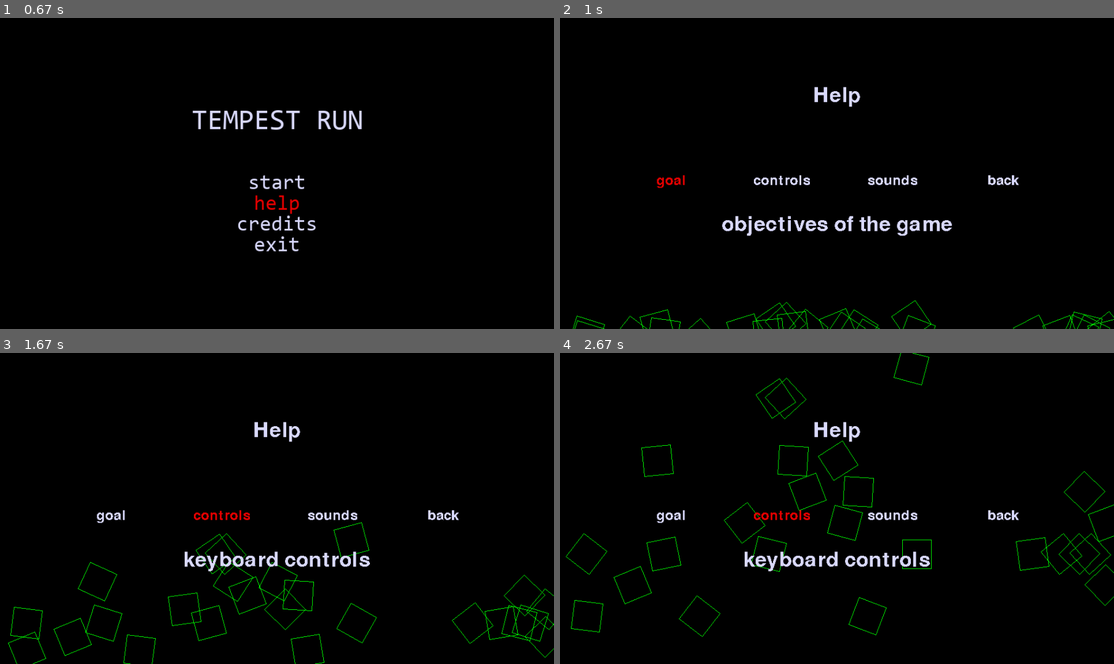
Above: before the commit, frames 1-4 (two rows, left to right).
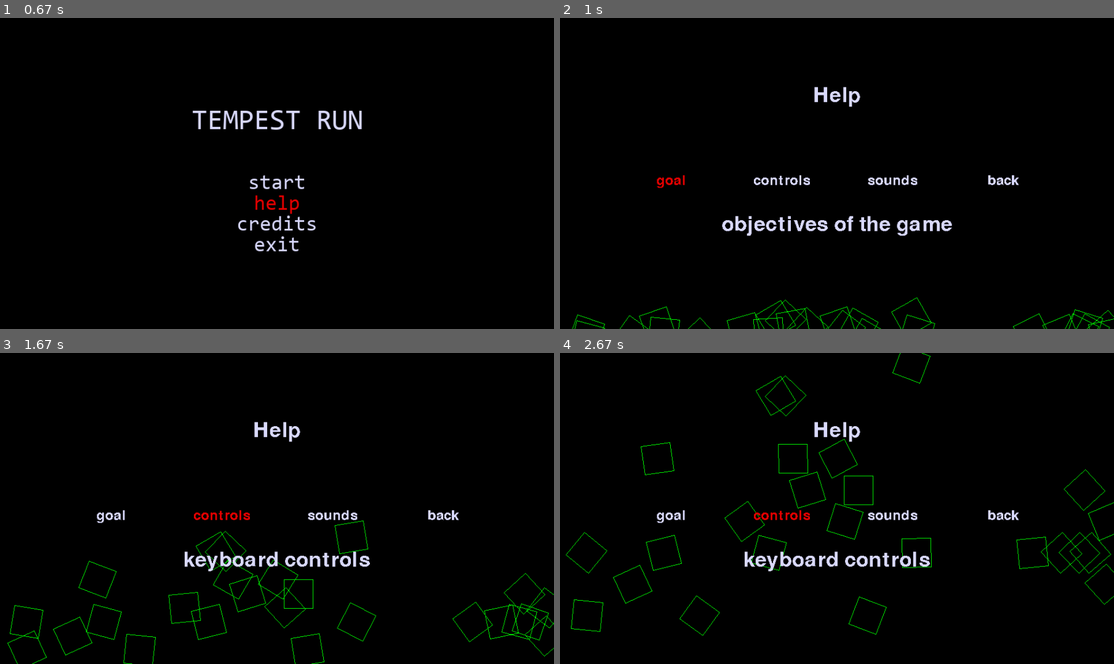
Above: after the commit, the same moments.

Repository: davidpendergast/pygame-summer-team-jam
Game: pygame game, started from main.py
Same seed, same stepped clock (60 frames per second), same inputs: the game is played once before the commit and once after it.
Inputs:
- Up to frame 1 (0.67 s): hold Down from 0.33 s (still down)
- Up to frame 2 (1 s): release Down at 0.8 s; tap Enter at 0.83 s
- Up to frame 3 (1.67 s): hold Right from 1.17 s (still down)
- Up to frame 4 (2.67 s): release Right at 1.8 s; hold Left 1.83-2.3 s; hold Right from 2.33 s (still down)

Frame 1 is identical in both runs. In frame 2, 1.2% of the frame differs, in the area x 2-100%, y 89-100%; in frame 3, 2.4%; in frame 4, 2.6%, in the area x 1-100%, y 0-92%.

Commit message:
fix some issues with game loop / mode pushing

Diff:
--- a/gameplay/gamestuff.py
+++ b/gameplay/gamestuff.py
@@ -51,7 +51,7 @@
                 if e.key in keybinds.SLIDE:
                     self.player.slide()
                 if e.key == pygame.K_ESCAPE:
-                    self.loop.set_next_mode(PauseMenu(self.loop))
+                    self.loop.push_next_mode(PauseMenu(self.loop))
             if e.type == pygame.KEYUP:
                 if e.key in keybinds.SLIDE:
                     self.player.set_mode('run')
@@ -118,7 +118,7 @@
 
     def exit_pressed(self):
         import main
-        self.loop.set_next_mode(main.MainMenuMode(self.loop))
+        self.loop.set_mode_and_clear_stack(main.MainMenuMode(self.loop))
 
     def draw_to_screen(self, screen):
         # make the level underneath fade darker slightly after you've paused
--- a/main.py
+++ b/main.py
@@ -19,14 +19,17 @@
         self.screen = pygame.display.get_surface()
         self.modes = [MainMenuMode(self)]
 
-    def set_next_mode(self, next_mode):
+    def push_next_mode(self, next_mode):
         self.modes.append(next_mode)
 
     def pop_current_mode(self):
-        self.modes.pop(-1)
+        return self.modes.pop(-1)
+
+    def set_mode_and_clear_stack(self, next_mode):
+        self.modes = [next_mode]
 
     def start(self):
-
+        dt = 0
         while self.running:
             events = []
             for e in pygame.event.get():
@@ -53,13 +56,14 @@
                 self.modes[-1].on_mode_end()
                 self.modes.pop()
 
-            dt = self.clock.tick(TARGET_FPS)/1000.0
             self.modes[-1].update(dt, events)
             self.modes[-1].draw_to_screen(self.screen)
             pygame.display.flip()
 
             if config.TESTMODE:
                 pygame.display.set_caption(f"TEMPEST RUN {int(self.clock.get_fps())} FPS")
+
+            dt = self.clock.tick(TARGET_FPS) / 1000.0
 
 
 class GameMode:
@@ -105,11 +109,11 @@
 
     def start_pressed(self):
         import gameplay.gamestuff  # shh don't tell pylint about this
-        self.loop.set_next_mode(gameplay.gamestuff.GameplayMode(self.loop))
+        self.loop.set_mode_and_clear_stack(gameplay.gamestuff.GameplayMode(self.loop))
 
     def help_pressed(self):
         import menus.help_menu as help_menu
-        self.loop.set_next_mode(help_menu.HelpMenuMode(self.loop))
+        self.loop.push_next_mode(help_menu.HelpMenuMode(self.loop))
 
     def credits_pressed(self):
         # TODO add credits menu
